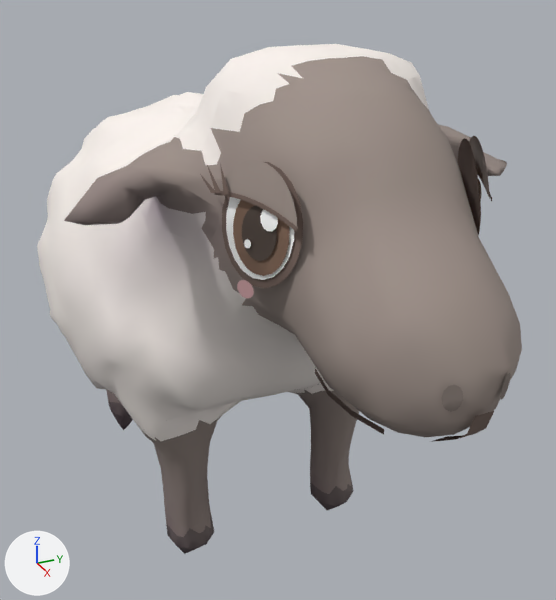
What one commit did to the glTF model art/models/limited/shorn_sheep.glb.
The view is the same before and after, from a camera (50 mm lens) standing at (0.723, -0.29, 0.65) and looking at (0.012, 0.03, 0.294). Every picture has the same lights, and +X, +Y and +Z are marked at lower left. The older version comes first. Vertices at exactly the same position are counted once.

Objects in the first picture: 'shorn_sheep'.
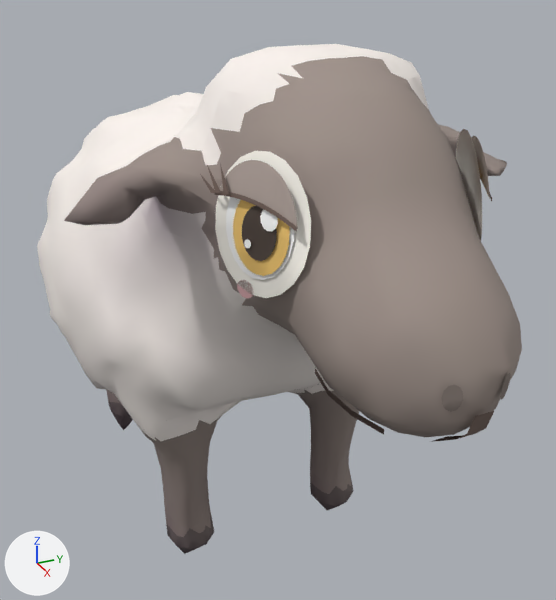
Changed parts and their boxes [x1, y1, x2, y2] in the pictures (556 x 600 px; the box of a moved part takes in the faces that stretch with it):
```json
{"object": "shorn_sheep", "change": "reshaped, recoloured", "before": [37, 44, 522, 554], "after": [37, 44, 522, 554]}
{"part": 1, "of": "me_shorn_sheep", "change": "moved or reshaped", "before": [222, 162, 303, 288], "after": [215, 151, 311, 298]}
{"part": 2, "of": "me_shorn_sheep", "change": "moved or reshaped", "before": [457, 138, 480, 236], "after": [455, 129, 482, 241]}
{"part": 3, "of": "me_shorn_sheep", "change": "recoloured", "before": [220, 136, 490, 229], "after": [220, 136, 490, 229]}
{"part": 4, "of": "me_shorn_sheep", "change": "recoloured", "before": [222, 138, 480, 288], "after": [215, 129, 482, 298]}
{"part": 5, "of": "me_shorn_sheep", "change": "recoloured", "before": [233, 183, 481, 276], "after": [233, 200, 290, 276], "on screen": "brown to orange"}
```

Edits to the scene script, one JSON object a line:
```json
{"block": "me_shorn_sheep", "where": "me_shorn_sheep.from_pydata(...)  # 2481 vertices, 4144 faces; spans x -0.404..0.404, y -0.21..0.21, z 0.0..0.58"}
{"block": "me_shorn_sheep", "where": "# used by ob_shorn_sheep; location = (0.0, 0.0, 0.0)"}
{"block": "me_shorn_sheep", "change": "me_shorn_sheep part 1: the loose piece of 21 vertices spanning x 0.217..0.29, y -0.108..-0.076, z 0.43..0.519 is scaled about its middle by (1.18, 1.18, 1.16)"}
{"block": "me_shorn_sheep", "change": "me_shorn_sheep part 2: the loose piece of 21 vertices spanning x 0.218..0.29, y 0.066..0.1, z 0.43..0.519 is scaled about its middle by (1.18, 1.18, 1.16)"}
{"block": "me_shorn_sheep", "change": "me_shorn_sheep part 3: 80 faces centred in x 0.222..0.293, y -0.11..0.103, z 0.484..0.511 are repainted in the vertex colours; the middle colour goes from grey #978a83 to grey #a99b94"}
{"block": "me_shorn_sheep", "change": "me_shorn_sheep part 4: 40 faces centred in x 0.23..0.278, y -0.103..0.094, z 0.445..0.503 are repainted in the vertex colours; the middle colour goes from brown #6f5d55 to white #fcf8ef"}
{"block": "me_shorn_sheep", "change": "me_shorn_sheep part 5: 40 faces centred in x 0.242..0.274, y -0.101..0.092, z 0.451..0.491 are repainted in the vertex colours; the middle colour goes from brown #7c6150 to orange #efc56f"}
```
